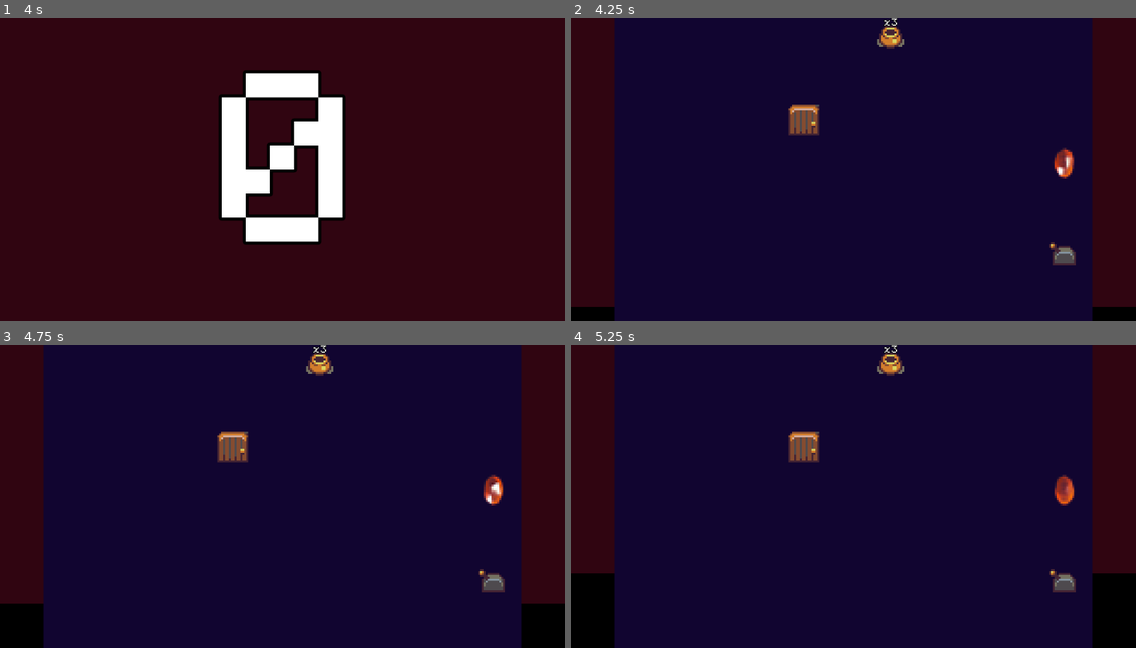
Above: before the commit, frames 1-4 (two rows, left to right).
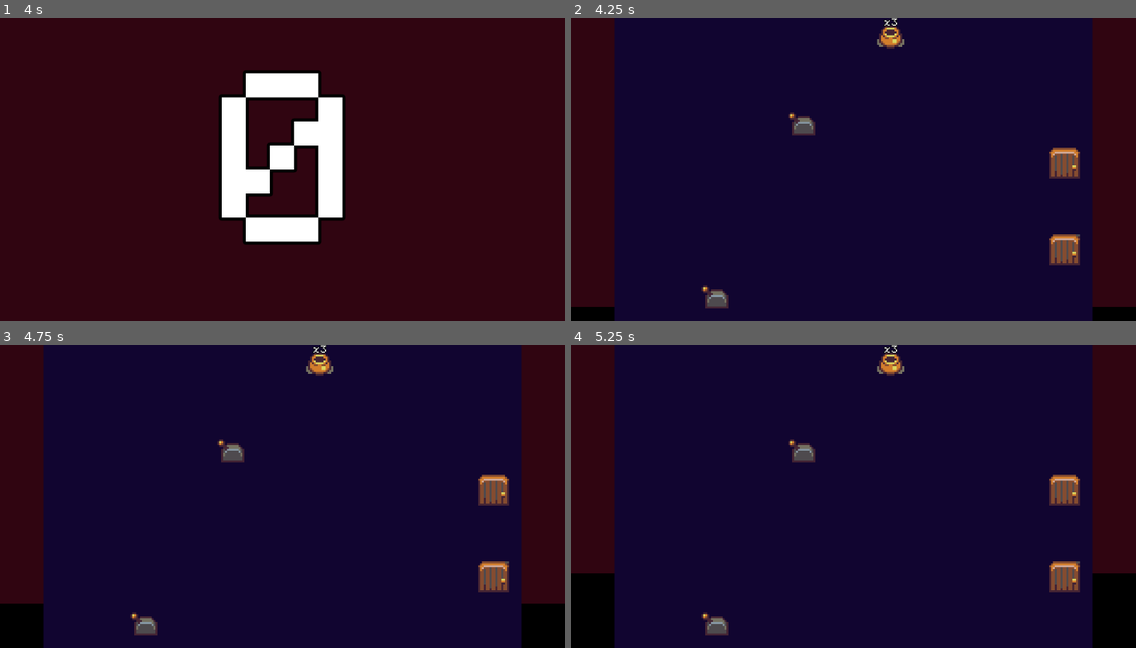
Above: after the commit, the same moments.

Repository: tedsteen/godot-cursors
Game: Godot game, scene res://level_intro.tscn
Same seed, same stepped clock (60 frames per second), same inputs: the game is played once before the commit and once after it. Sound files missing from this copy of the repository are replaced by a short silence.
Inputs (mouse positions are in pixels of both pictures, inside the frame that each line leads up to):
- Up to frame 1 (4 s): tap Enter at 0.5, 2.75 s; move the mouse to (406, 154) at 0.52 s; click (406, 154) at 0.67 s; move the mouse to (169, 184) at 1.27 s; click (169, 184) at 1.42 s; tap Space at 2, 3.5 s; move the mouse to (339, 102) at 2.02 s; click (339, 102) at 2.17 s; move the mouse to (254, 230) at 2.77 s; click (254, 230) at 2.92 s; move the mouse to (452, 214) at 3.52 s; click (452, 214) at 3.67 s
- Up to frame 2 (4.25 s): no input
- Up to frame 3 (4.75 s): move the mouse to (113, 451) at 4.27 s; click (113, 451) at 4.42 s
- Up to frame 4 (5.25 s): move the mouse to (881, 496) at 5.02 s; click (881, 496) at 5.17 s

Frame 1 is identical in both runs. In frame 2, 1.8% of the frame differs, in the area x 23-91%, y 28-96%; in frame 3, 1.8%; in frame 4, 1.8%.

Commit message:
make it easier to put things behind doors

Diff:
--- a/entities/door.gd
+++ b/entities/door.gd
@@ -11,8 +11,6 @@
 var locked = false : set = set_locked
 var hidden_entity : set = set_hidden_entity, get = get_hidden_entity
 
-var pots: Array[Pot] = []
-
 func _ready():
 	var entity = get_hidden_entity()
 	if entity:
@@ -21,7 +19,7 @@
 
 func _physics_process(delta):
 	var total_pot_health = 0
-	for pot in pots:
+	for pot in get_tree().get_nodes_in_group("pots"):
 		total_pot_health += pot.health
 	available = total_pot_health == 0
 
--- a/level.gd
+++ b/level.gd
@@ -34,35 +34,36 @@
 	cursors = []
 	reset_time(true)
 
+func put_behind_door(entity: Entity) -> Array[Entity]:
+	var door: Door = door_res.instantiate()
+	var lever: Lever = lever_res.instantiate()
+
+	door.add_to_group("doors")
+	lever.add_to_group("levers")
+
+	lever.door = door
+
+	door.hidden_entity = entity
+	return [door, lever]
+
 func generate_map_data(difficulty: int, amount: int):
 	var available_entities: Array[Entity] = []
 
-	var pots: Array[Pot] = []
 	for i in range(0, amount):
 		var pot: Pot = pot_res.instantiate()
 		pot.add_to_group("pots")
 		pot.health = rng.randi() % difficulty + 1
 		available_entities.append(pot)
-		pots.append(pot)
 
 	var gem: Gem = gem_res.instantiate()
 	gem.add_to_group("gems")
-	available_entities.append(gem)
+	#available_entities.append(gem)
+	available_entities.append_array(put_behind_door(gem))
 
 	var stairs_up: StairsUp = stairs_up_res.instantiate()
 	stairs_up.add_to_group("up_stairs")
 	#available_entities.append(stairs_up)
-
-	var door: Door = door_res.instantiate()
-	door.add_to_group("doors")
-	door.pots = pots
-	door.hidden_entity = stairs_up
-	available_entities.append(door)
-
-	var lever = lever_res.instantiate()
-	lever.door = door
-	lever.add_to_group("levers")
-	available_entities.append(lever)
+	available_entities.append_array(put_behind_door(stairs_up))
 
 	var width = int(background_rect.size.x / CELL_SIZE)
 	var height = int(background_rect.size.y / CELL_SIZE)
